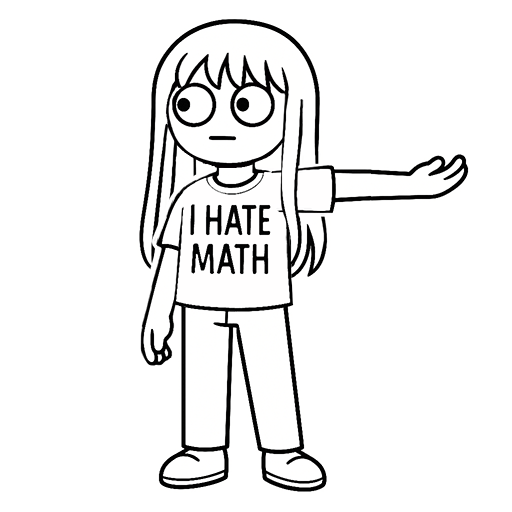
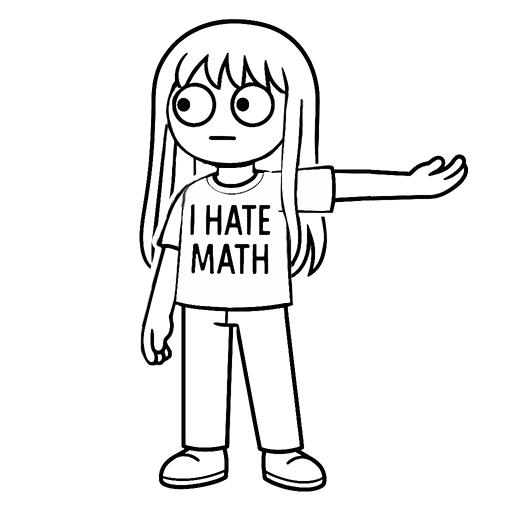
Layered file, before and after one edit (512×512). Changes by layer:
renamed "Body" to "torso", painted on it over [175, 183, 293, 328]
renamed "left_leg" to "leg_R", painted on it over [175, 303, 240, 331]
renamed "right_leg" to "leg_L", painted on it over [228, 303, 293, 331]
